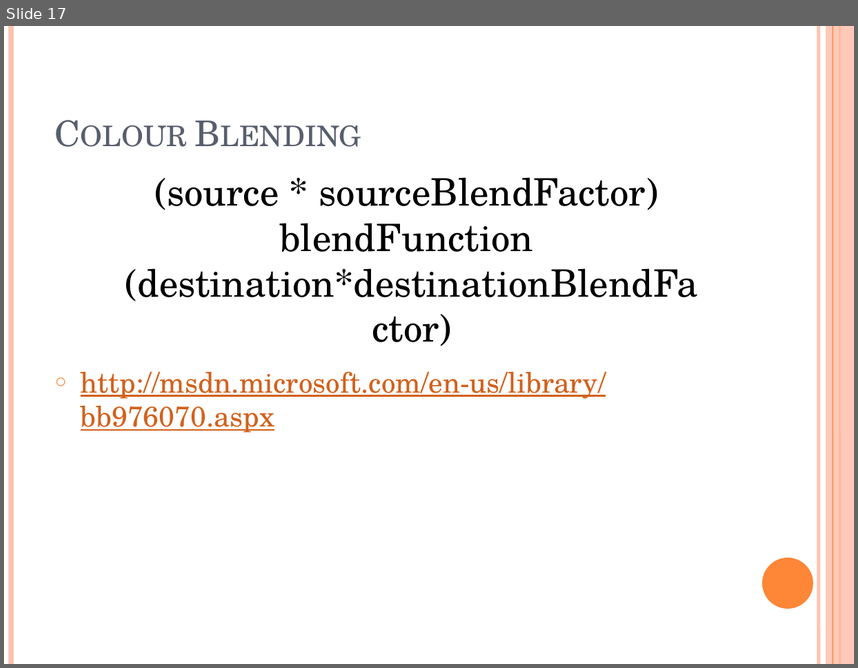
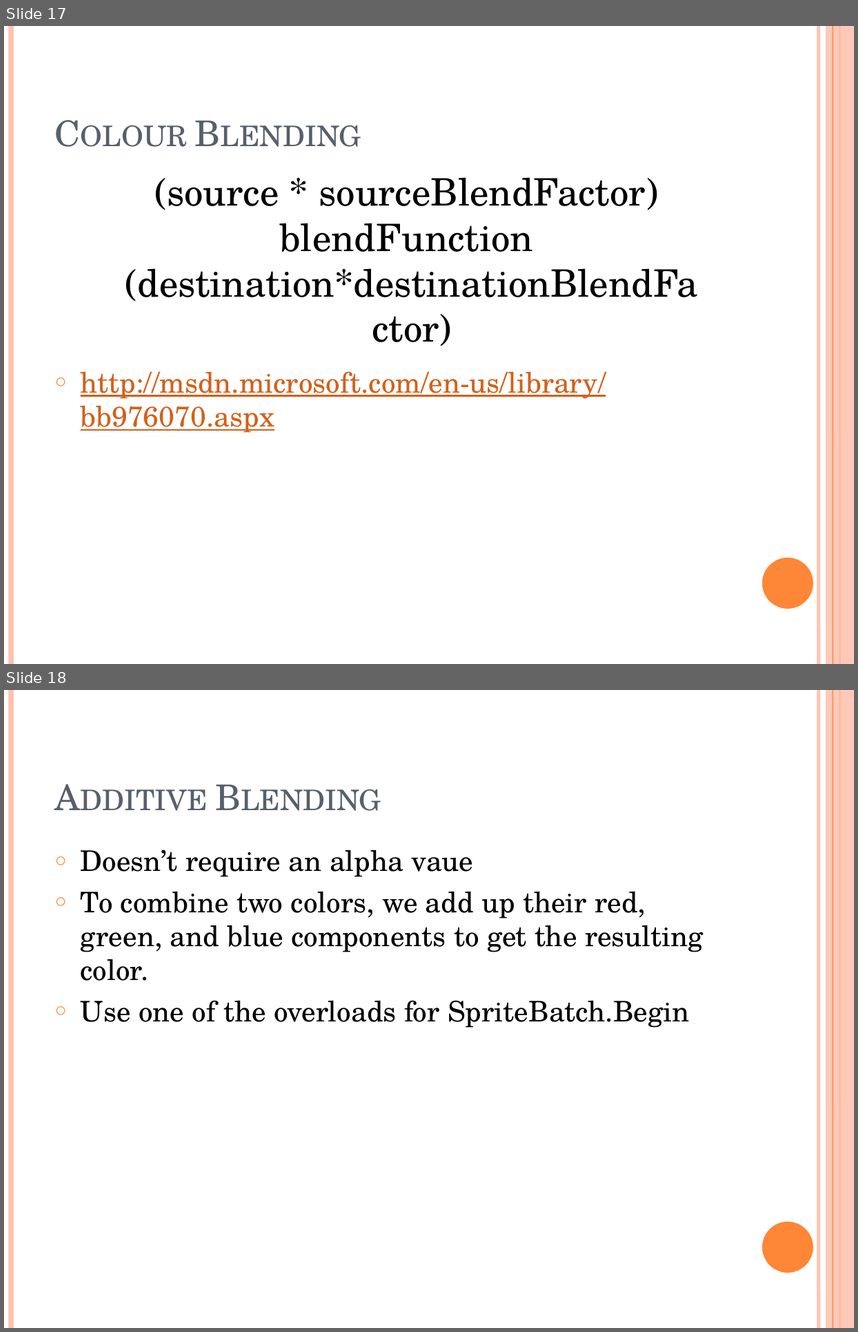
Before and after one commit to Andrea/XNAWorkshop, a slide deck: XNA workshop.pptx. Shown one above the other, each under a label of ours: slide 17 before the commit, slides 17 and 18 after it. The pictures are 858x668 and 858x1332 pixels, drawn with LibreOffice and Linux fonts; fonts in the diff are those of the drawing. Boxes give left, top, right and bottom in pixels: in the first picture for what was removed or moved away, otherwise in the second. Text is boxed around its words. In the diff, an @@ line names an element or a change of style, - is before the commit and + after.

```diff
--- a/XNA workshop.pptx
+++ b/XNA workshop.pptx
@@ slide 18 added at (x1=4, y1=690, x2=854, y2=1328), background #FFFFFF; not listed: 6 template elements that a slide beside it also shows @@
@@ title added at (x1=47, y1=716, x2=741, y2=822), 30 pt, text #575F6D, small capitals @@
+Additive Blending
@@ text added at (x1=81, y1=849, x2=704, y2=1027), 24 pt, text #000000 @@
+○ Doesn’t require an alpha vaue
+○ To combine two colors, we add up their red, green, and blue components to get the resulting color.
+○ Use one of the overloads for SpriteBatch.Begin
```
Also in this commit, not shown: 17 other slides added.
